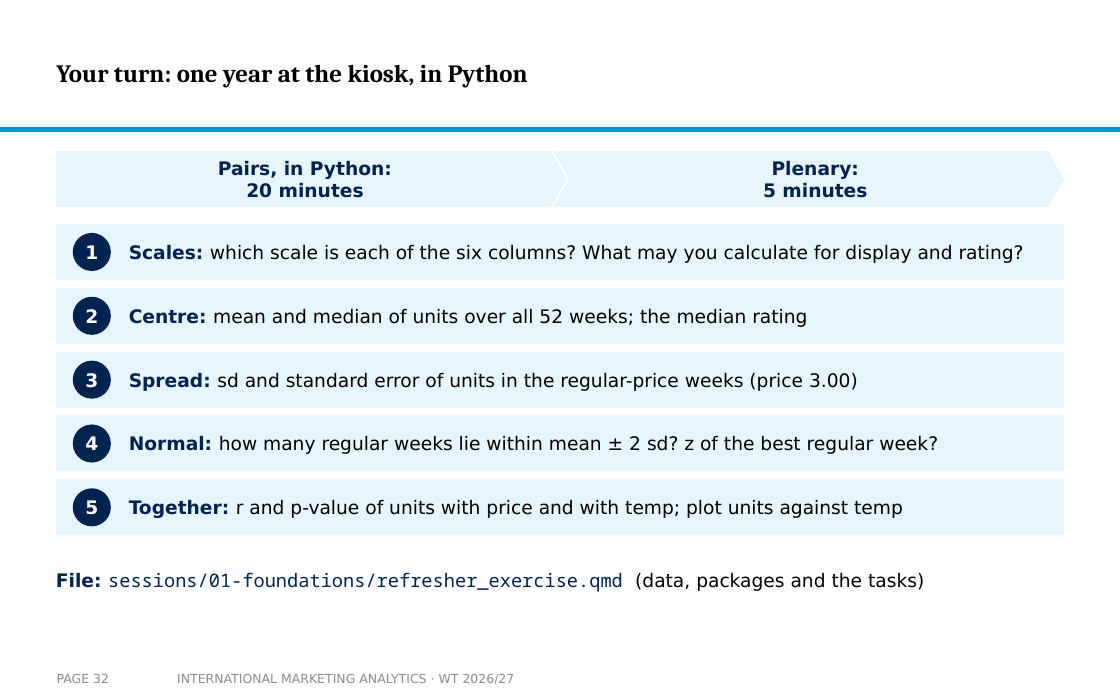
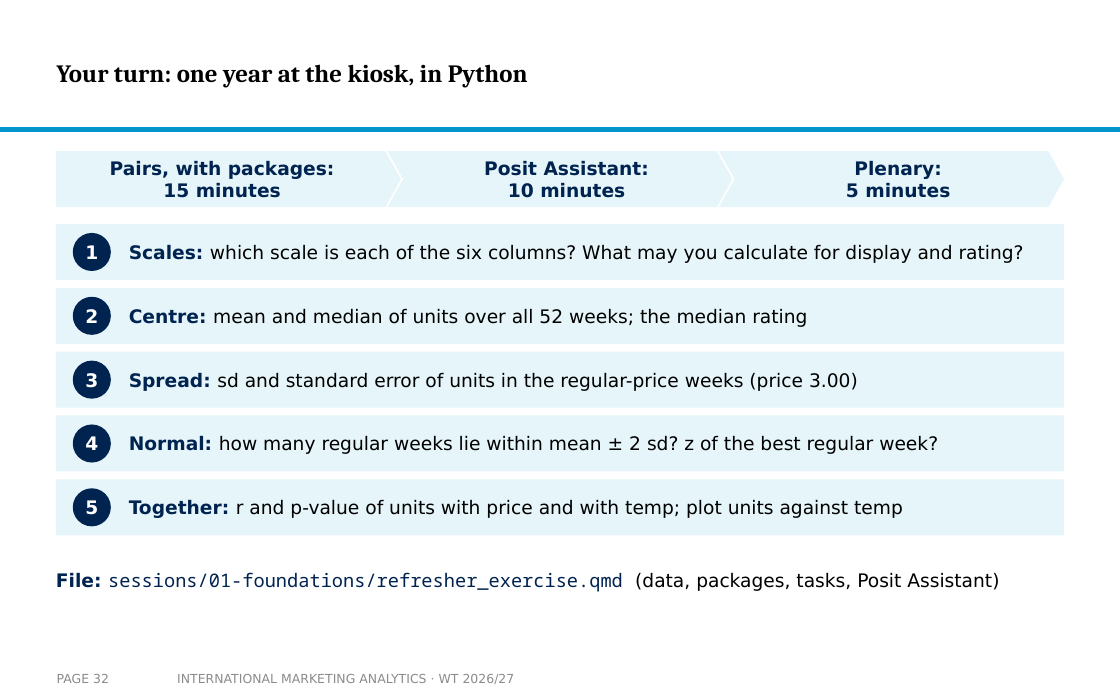
Before and after one commit to arnefloh-wu/international-marketing-analytics-teaching, a slide deck: slide 32 of slides/01b_statistics-and-regression_WT26-27.pptx. Drawn at 1120x700 pixels with LibreOffice and Linux fonts; fonts in the diff are those of the drawing; background and template pictures are left out. Boxes give left, top, right and bottom in pixels: in the first picture for what was removed or moved away, otherwise in the second. Text is boxed around its words. In the diff, an @@ line names an element or a change of style, - is before the commit and + after.

```diff
--- a/slides/01b_statistics-and-regression_WT26-27.pptx
+++ b/slides/01b_statistics-and-regression_WT26-27.pptx
@@ pentagon arrow "Pairs, with packages: 15 minutes": place and size @@
-pentagon arrow "Pairs, with packages: 15 minutes" at box(56, 151, 567, 207)
+pentagon arrow "Pairs, with packages: 15 minutes" at box(56, 151, 401, 207)
@@ text in pentagon arrow at box(110, 161, 334, 198): text changed @@
-Pairs, in Python:
-20 minutes
+Pairs, with packages:
+15 minutes
@@ chevron added at box(388, 151, 732, 207), fill #E5F5FA, 12 pt, text #002350, bold @@
+Posit Assistant:
+10 minutes
@@ chevron "Plenary: 5 minutes": place and size @@
-chevron "Plenary: 5 minutes" at box(553, 151, 1064, 207)
+chevron "Plenary: 5 minutes" at box(719, 151, 1064, 207)
@@ text at box(56, 572, 999, 592): text changed @@
-File: sessions/01-foundations/refresher_exercise.qmd (data, packages and the tasks)
+File: sessions/01-foundations/refresher_exercise.qmd (data, packages, tasks, Posit Assistant)
```
Also in this commit, not shown: 4 other slides changed, 1 slide added, 3 other files.
